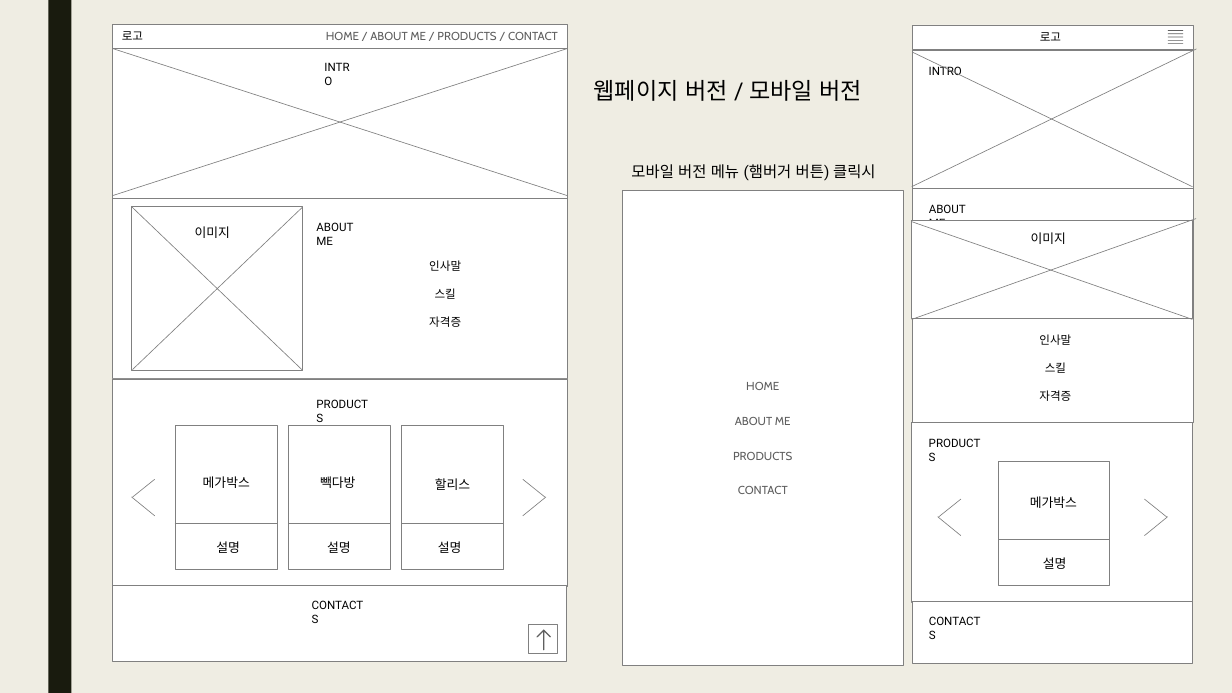
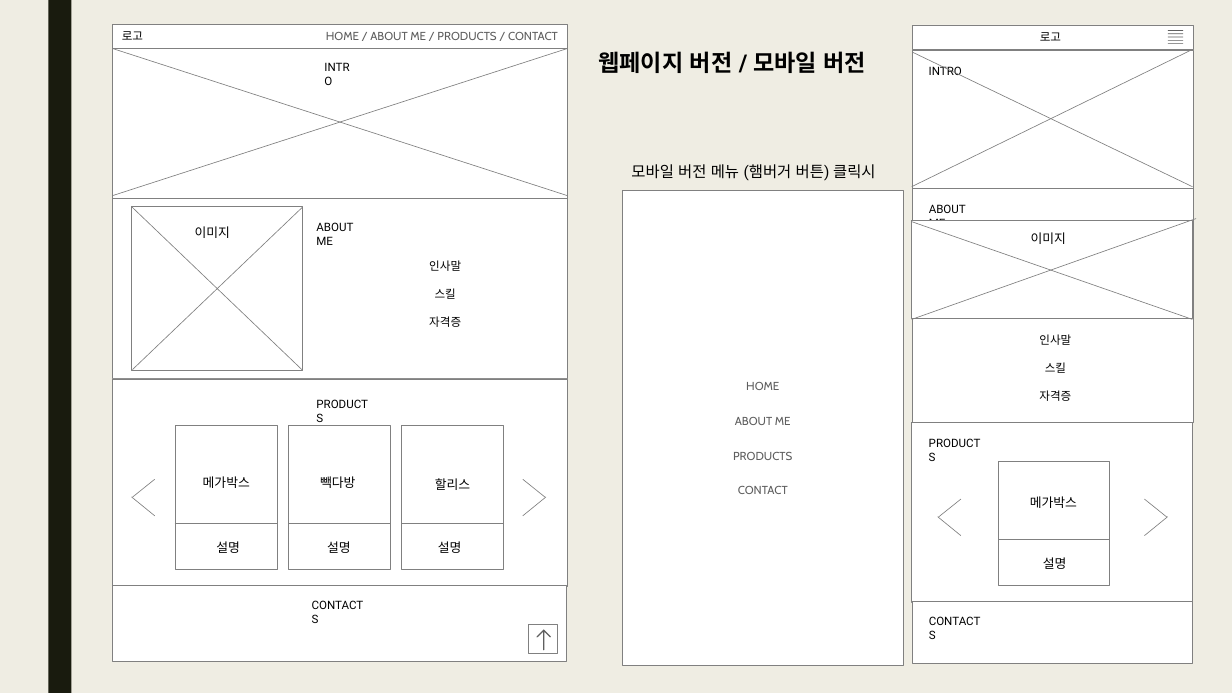
Before and after one commit to jurin2/report05, a slide deck: slide 9 of 요구사항 확인-허은혜.pptx. Drawn at 1232x693 pixels with LibreOffice and Linux fonts; fonts in the diff are those of the drawing. Boxes give left, top, right and bottom in pixels: in the first picture for what was removed or moved away, otherwise in the second. Text is boxed around its words. In the diff, an @@ line names an element or a change of style, - is before the commit and + after.

```diff
--- a/요구사항 확인-허은혜.pptx
+++ b/요구사항 확인-허은혜.pptx
@@ text "웹페이지 버전 / 모바일 버전": place and size @@
-text "웹페이지 버전 / 모바일 버전" at (594, 80, 863, 101)
+text "웹페이지 버전 / 모바일 버전" at (598, 51, 866, 73)
@@ text "웹페이지 버전 / 모바일 버전" at (598, 51, 866, 73): bold on @@
@@ line moved from (912, 187) - (1197, 49) to (912, 187) - (1193, 50) @@
```
Also in this commit, not shown: 1 other slide changed.
